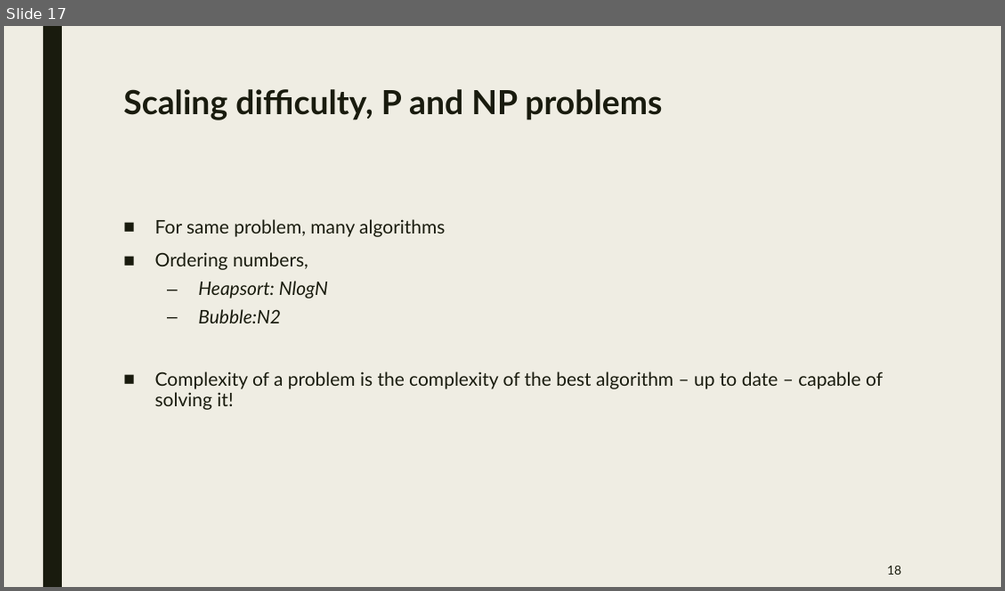
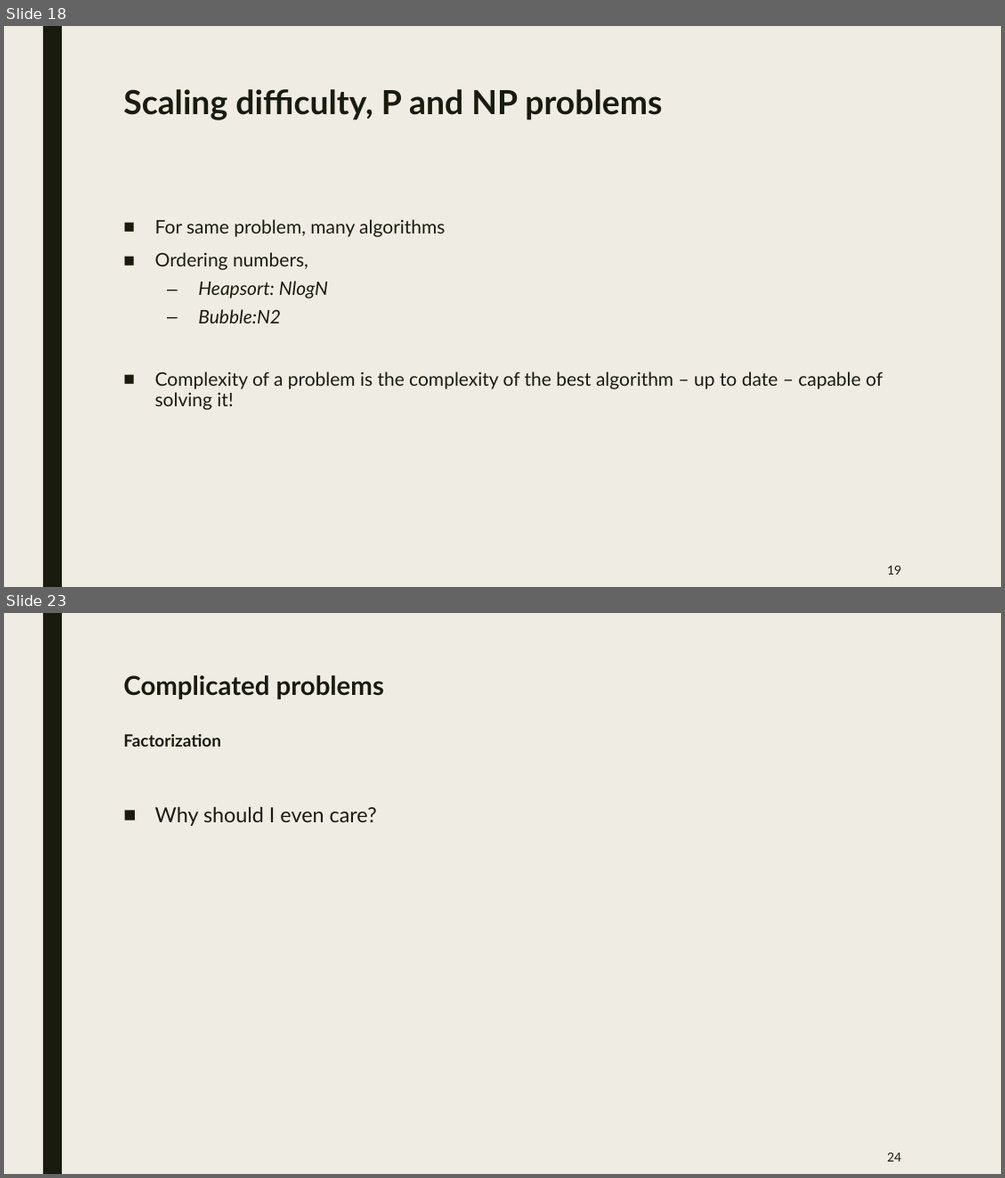
Before and after one commit to jurtasun/presentations, a slide deck: 202306_LMS_Complexity/202306_LMS_Complexity.ppt. Shown one above the other, each under a label of ours: slide 17 before the commit, slides 18 and 23 after it; the slides between them are not shown. The pictures are 1005x591 and 1005x1178 pixels, drawn with LibreOffice and Linux fonts; fonts in the diff are those of the drawing. Boxes give left, top, right and bottom in pixels: in the first picture for what was removed or moved away, otherwise in the second. Text is boxed around its words. In the diff, an @@ line names an element or a change of style, - is before the commit and + after.

```diff
--- a/202306_LMS_Complexity/202306_LMS_Complexity.ppt
+++ b/202306_LMS_Complexity/202306_LMS_Complexity.ppt
@@ slide 23 added at (4, 613, 1001, 1174), background #EFEDE3; not listed: 1 template element that a slide beside it also shows @@
@@ title added at (123, 675, 384, 747), 25.2 pt, text #191B0E, bold @@
+Complicated problems
+Factorization
@@ text added at (155, 806, 377, 826), 20 pt, text #191B0E @@
+■ Why should I even care?
@@ page number added at (887, 1152, 901, 1161), 12 pt, text #191B0E @@
+24
@@ what was slide 17 is now slide 18 @@
@@ page number at (887, 565, 901, 574): text changed @@
-18
+19
```
Also in this commit, not shown: 2 slides changed, 13 other slides added, 4 slides removed, 1 other file.
